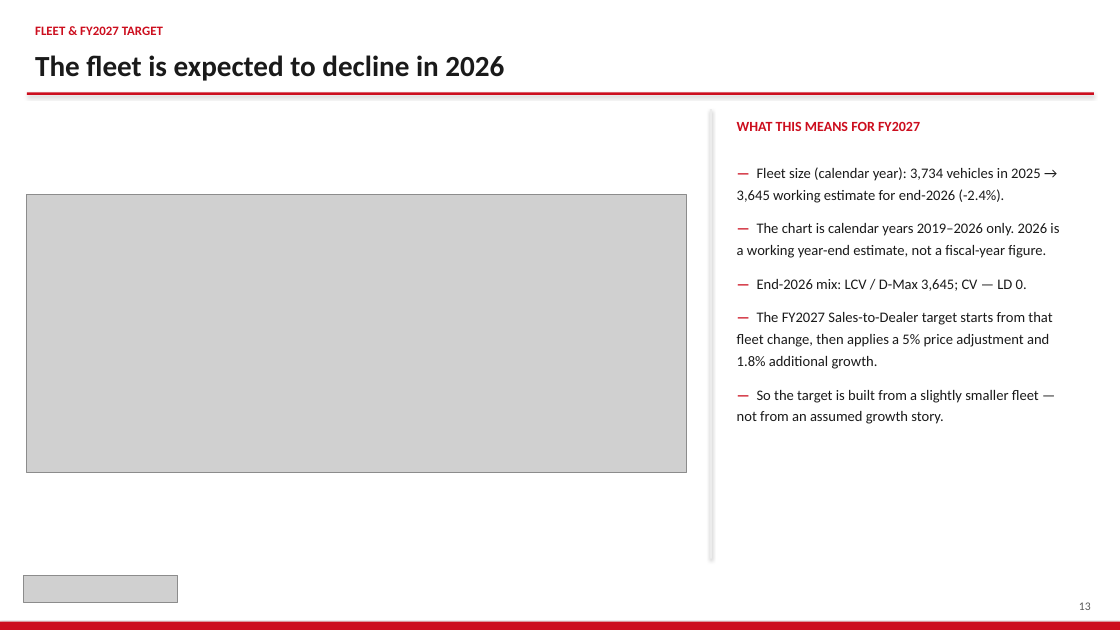
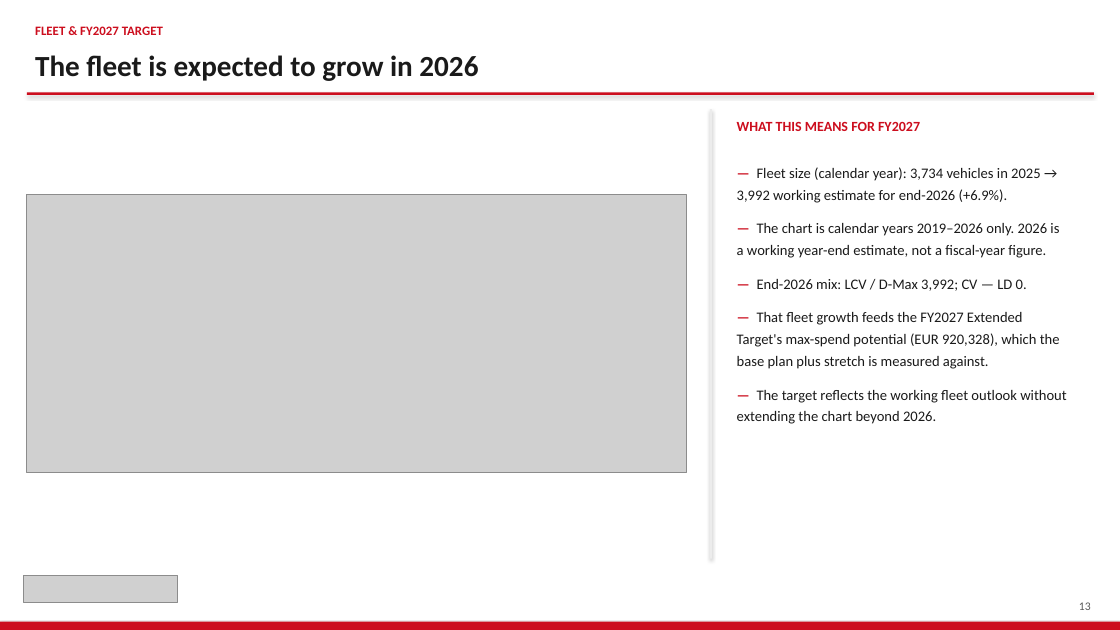
Before and after one commit to jeromio1987/ISZE, a slide deck: slide 13 of 09_meetings/HUNGARY_Sales_Review_2026/ISZE_HUNGARY_Sales_Review_FY2027.pptx. Drawn at 1120x630 pixels with LibreOffice and Linux fonts; fonts in the diff are those of the drawing; grey boxes stand for pictures. Boxes give left, top, right and bottom in pixels: in the first picture for what was removed or moved away, otherwise in the second. Text is boxed around its words. In the diff, an @@ line names an element or a change of style, - is before the commit and + after.

```diff
--- a/09_meetings/HUNGARY_Sales_Review_2026/ISZE_HUNGARY_Sales_Review_FY2027.pptx
+++ b/09_meetings/HUNGARY_Sales_Review_2026/ISZE_HUNGARY_Sales_Review_FY2027.pptx
@@ text at [35, 55, 478, 81]: text changed @@
-The fleet is expected to decline in 2026
+The fleet is expected to grow in 2026
@@ text at [737, 167, 1041, 203]: text changed @@
-— Fleet size (calendar year): 3,734 vehicles in 2025 → 3,645 working estimate for end-2026 (-2.4%).
+— Fleet size (calendar year): 3,734 vehicles in 2025 → 3,992 working estimate for end-2026 (+6.9%).
@@ text at [737, 279, 1066, 424]: text changed @@
-— End-2026 mix: LCV / D-Max 3,645; CV — LD 0.
-— The FY2027 Sales-to-Dealer target starts from that fleet change, then applies a 5% price adjustment and 1.8% additional growth.
-— So the target is built from a slightly smaller fleet — not from an assumed growth story.
+— End-2026 mix: LCV / D-Max 3,992; CV — LD 0.
+— That fleet growth feeds the FY2027 Extended Target's max-spend potential (EUR 920,328), which the base plan plus stretch is measured against.
+— The target reflects the working fleet outlook without extending the chart beyond 2026.
```
Also in this commit, not shown: 18 other slides changed, 2 slides added, 3 slides removed, 13 other files.
